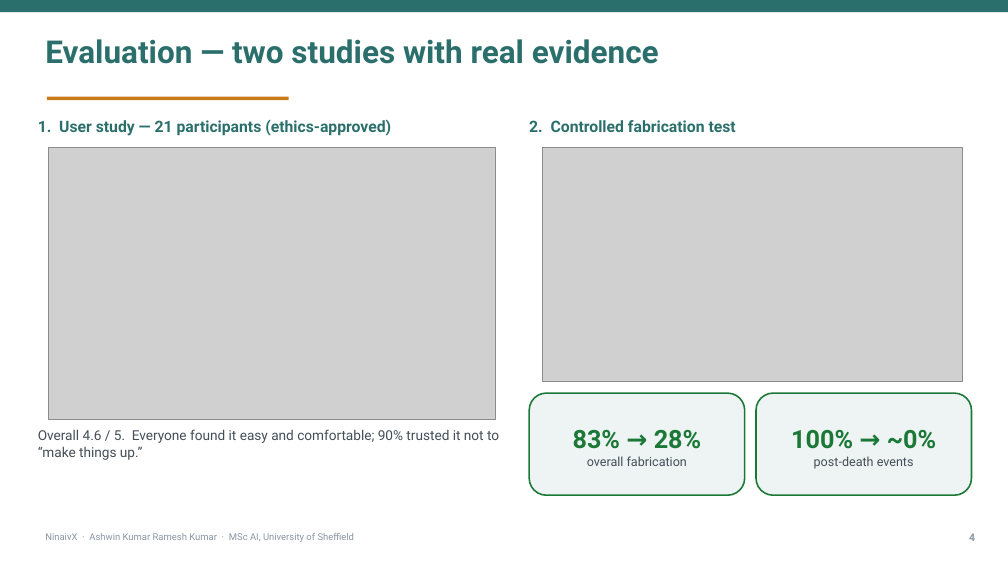
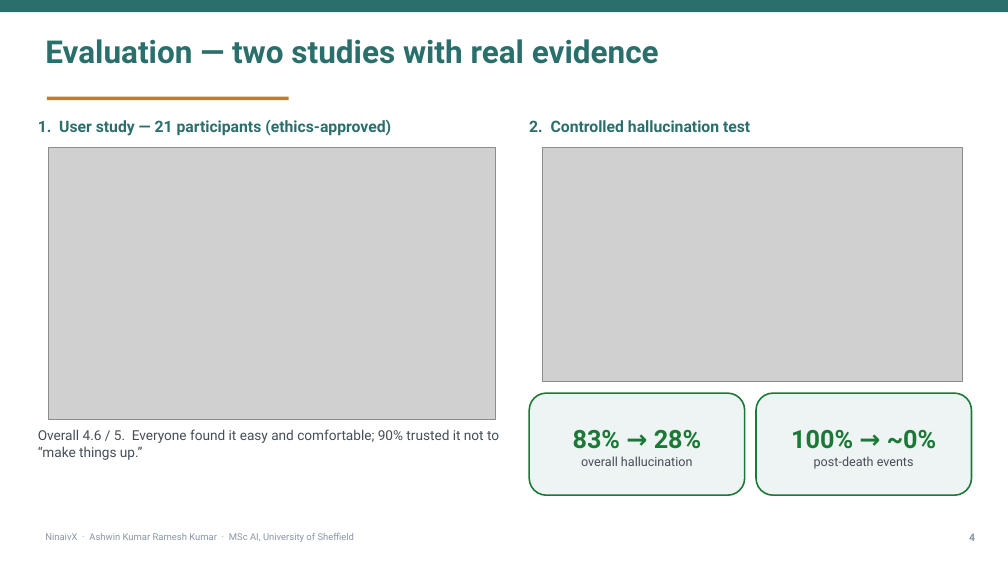
Before and after one commit to HITMAN-AK/NinaivX, a slide deck: slide 4 of backend/docs/report/NinaivX-Presentation.pptx. Drawn at 1008x567 pixels with LibreOffice and Linux fonts; fonts in the diff are those of the drawing; grey boxes stand for pictures. Boxes give left, top, right and bottom in pixels: in the first picture for what was removed or moved away, otherwise in the second. Text is boxed around its words. In the diff, an @@ line names an element or a change of style, - is before the commit and + after.

```diff
--- a/backend/docs/report/NinaivX-Presentation.pptx
+++ b/backend/docs/report/NinaivX-Presentation.pptx
@@ text at [529, 120, 750, 132]: text changed @@
-2. Controlled fabrication test
+2. Controlled hallucination test
@@ text at [581, 456, 693, 466]: text changed @@
-overall fabrication
+overall hallucination
```
Also in this commit, not shown: 2 other slides changed, 5 other files.
